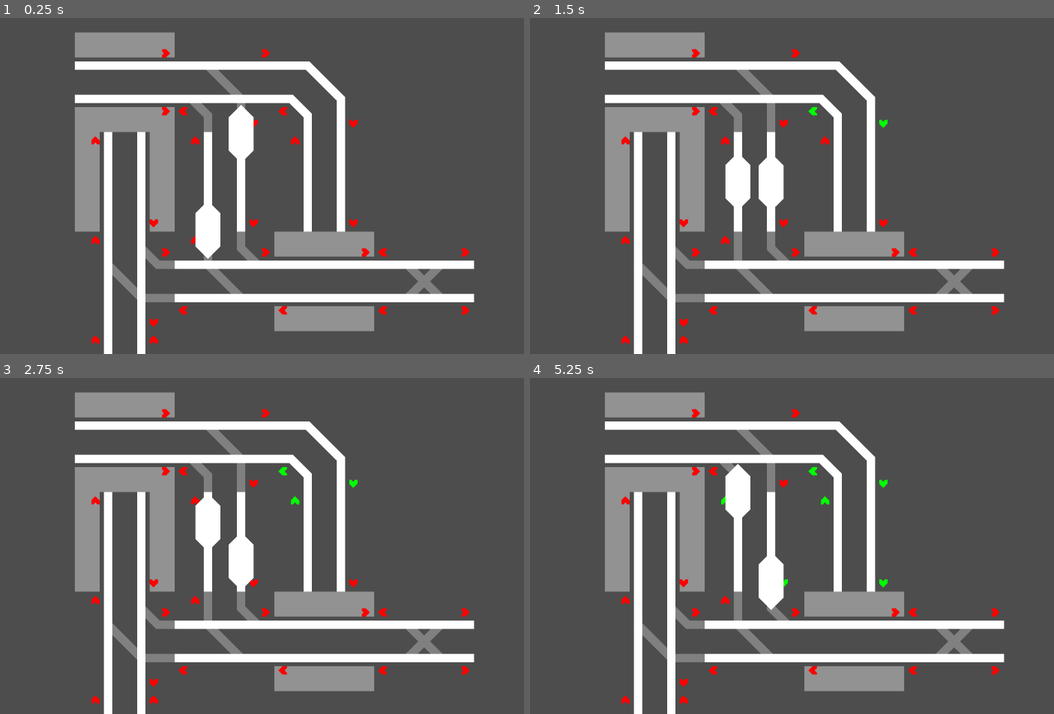
Above: before the commit, frames 1-4 (two rows, left to right).
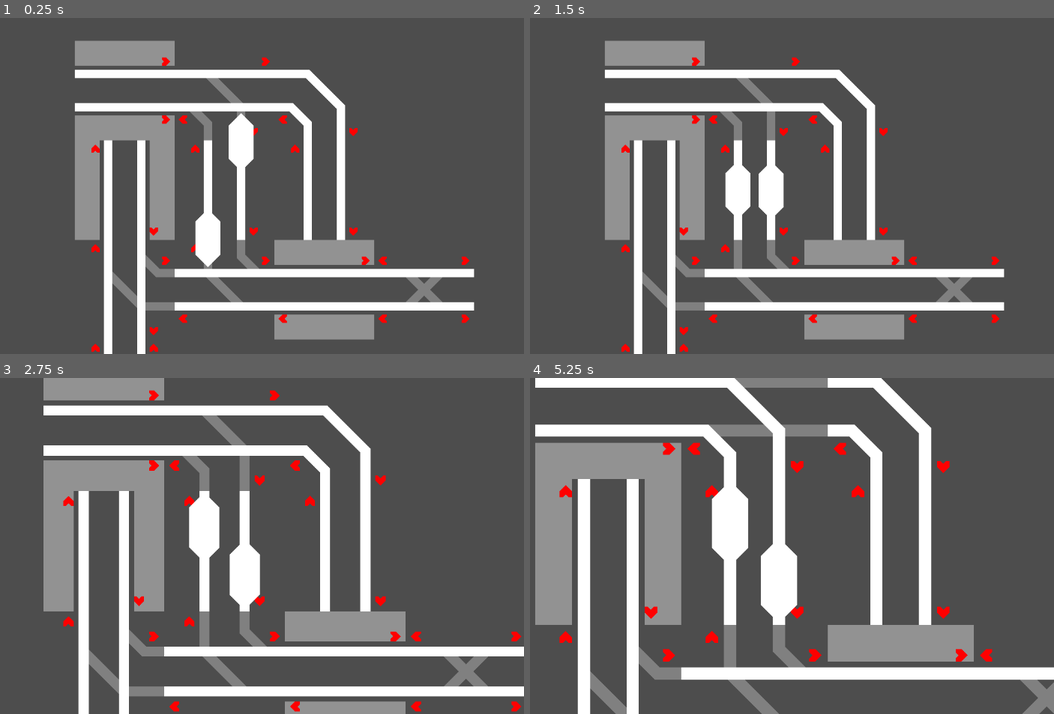
Above: after the commit, the same moments.

Repository: TurbogamesDev/signal-flow
Game: Godot game, scene res://Assets/Scenes/main.tscn
Two runs of this game, one before a commit and one after it. Both use one fixed random seed, a clock stepped at 60 frames per second and the inputs below.
Inputs (mouse positions are in pixels of both pictures, inside the frame that each line leads up to):
- Up to frame 1 (0.25 s): no input
- Up to frame 2 (1.5 s): move the mouse to (812, 112) at 0.52 s; right-click (812, 112) at 0.6 s; click (812, 112) at 0.8 s; move the mouse to (881, 122) at 1.27 s; click (881, 122) at 1.35 s
- Up to frame 3 (2.75 s): tap Mouse wheel up (zoom_in, bound only after the commit) at 1.55, 2.1 s; move the mouse to (293, 498) at 2.02 s; click (293, 498) at 2.17 s; tap Mouse wheel down (zoom_out, bound only after the commit) at 2.3 s
- Up to frame 4 (5.25 s): tap Enter at 2.75, 4.25 s; move the mouse to (881, 582) at 2.77 s; tap Mouse wheel down (zoom_out, bound only after the commit) at 2.85 s; click (881, 582) at 2.92 s; right-click (881, 582) at 3.05 s; tap Space at 3.5 s; move the mouse to (723, 498) at 3.52 s; right-click (723, 498) at 3.6 s; click (723, 498) at 3.8 s; move the mouse to (781, 582) at 4.27 s; click (781, 582) at 4.35 s; tap Mouse wheel up (zoom_in, bound only after the commit) at 4.55, 5.1 s; move the mouse to (702, 391) at 5.02 s; click (702, 391) at 5.17 s

The runs differ from the first frame. In frame 1, 17% of the frame differs, in the area x 14-91%, y 4-100%; in frame 2, 17%; in frame 3, 36%; in frame 4, 42%, in the area x 1-100%, y 0-100%.
Error before the commit: Invalid call. Nonexistent function 'connectTrain' in base 'Nil'. (res://Assets/Scripts/train.gd:112)

Commit message:
Added camera panning

Diff:
--- a/Assets/Scenes/main.tscn
+++ b/Assets/Scenes/main.tscn
@@ -11,11 +11,9 @@
 [ext_resource type="PackedScene" uid="uid://dkhthe5boqoq0" path="res://Assets/Scenes/Track_Segments/Station_Track_Segments/Through_Station_Track_Segments/horizontal_through_station_train_track_segment.tscn" id="10_f1jyc"]
 [ext_resource type="PackedScene" uid="uid://d1xk55ioyrf0s" path="res://Assets/Scenes/Track_Segments/Station_Track_Segments/Terminating_Station_Track_Segments/east_entry_terminating_station_train_track_segment.tscn" id="11_ttgh6"]
 [ext_resource type="PackedScene" uid="uid://84re2pj1xwqo" path="res://Assets/Scenes/Track_Segments/Station_Track_Segments/Through_Station_Track_Segments/vertical_through_station_train_track_segment.tscn" id="11_vlji8"]
+[ext_resource type="PackedScene" uid="uid://chclxkeh881js" path="res://Assets/Scenes/pannable_camera.tscn" id="12_ttgh6"]
 
 [node name="Main" type="Node2D" unique_id=521555461]
-
-[node name="Camera2D" type="Camera2D" parent="." unique_id=1712630253]
-position = Vector2(0, 16)
 
 [node name="Train" parent="." unique_id=1365227595 node_paths=PackedStringArray("currentTrainTrackSegment") instance=ExtResource("2_qplxx")]
 position = Vector2(-432, 0)
@@ -136,3 +134,6 @@
 2: null,
 6: null
 }
+
+[node name="PannableCamera" parent="." unique_id=1036719170 instance=ExtResource("12_ttgh6")]
+zoomFactor = 1.1
--- /dev/null
+++ b/Assets/Scenes/pannable_camera.tscn
@@ -0,0 +1,7 @@
+[gd_scene format=3 uid="uid://chclxkeh881js"]
+
+[ext_resource type="Script" uid="uid://dqsy48r6sfcgc" path="res://Assets/Scripts/pannable_camera.gd" id="1_e2q3a"]
+
+[node name="PannableCamera" type="Camera2D" unique_id=1036719170]
+script = ExtResource("1_e2q3a")
+panningSpeed = 1.0
--- a/Assets/Scenes/signal.tscn
+++ b/Assets/Scenes/signal.tscn
@@ -1,11 +1,11 @@
-[gd_scene load_steps=3 format=3 uid="uid://bd54lagrdbynd"]
+[gd_scene format=3 uid="uid://bd54lagrdbynd"]
 
 [ext_resource type="Script" uid="uid://b4yjqamv685g7" path="res://Assets/Scripts/signal.gd" id="1_6usyx"]
 
 [sub_resource type="RectangleShape2D" id="RectangleShape2D_1mxiq"]
 size = Vector2(16, 16)
 
-[node name="Signal" type="Area2D" node_paths=PackedStringArray("polygon2D")]
+[node name="Signal" type="Area2D" unique_id=1103732942 node_paths=PackedStringArray("polygon2D")]
 z_index = -20
 z_as_relative = false
 collision_layer = 2
@@ -13,14 +13,14 @@
 script = ExtResource("1_6usyx")
 polygon2D = NodePath("Polygon2D")
 
-[node name="Polygon2D" type="Polygon2D" parent="."]
+[node name="Polygon2D" type="Polygon2D" parent="." unique_id=2014133486]
 z_index = 1
 z_as_relative = false
 position = Vector2(-32, -40)
 color = Color(1, 0, 0, 1)
 polygon = PackedVector2Array(24, 32, 24, 36, 28, 40, 24, 44, 24, 48, 32, 48, 36, 44, 40, 40, 36, 36, 32, 32)
 
-[node name="CollisionShape2D" type="CollisionShape2D" parent="."]
+[node name="CollisionShape2D" type="CollisionShape2D" parent="." unique_id=621007412]
 shape = SubResource("RectangleShape2D_1mxiq")
 
 [connection signal="area_entered" from="." to="." method="_on_area_entered"]
--- /dev/null
+++ b/Assets/Scripts/pannable_camera.gd
@@ -0,0 +1,18 @@
+extends Camera2D
+class_name PannableCamera
+
+var isPanning: bool = false
+@export var zoomFactor: float
+
+func _unhandled_input(event: InputEvent) -> void:
+    if event.is_action("camera_pan"):
+        isPanning = event.is_pressed()
+
+    if event is InputEventMouseMotion and isPanning:
+        global_position -= event.relative * (1.0 / zoom.x)
+
+    if event.is_action("zoom_in"):
+        zoom *= zoomFactor
+
+    if event.is_action("zoom_out"):
+        zoom /= zoomFactor
--- a/Assets/Scripts/signal.gd
+++ b/Assets/Scripts/signal.gd
@@ -8,7 +8,7 @@
 signal changed(proceed: bool)
 
 func _on_input_event(_viewport: Node, event: InputEvent, _shape_idx: int) -> void:
-	if event is not InputEventMouseButton:
+	if not event.is_action("signal_toggle"):
 		return
 
 	if event.button_index != MOUSE_BUTTON_LEFT or not event.pressed:
--- a/project.godot
+++ b/project.godot
@@ -23,6 +23,29 @@
 
 enums="*res://Assets/Scripts/enums.gd"
 
+[input]
+
+camera_pan={
+"deadzone": 0.2,
+"events": [Object(InputEventMouseButton,"resource_local_to_scene":false,"resource_name":"","device":-1,"window_id":0,"alt_pressed":false,"shift_pressed":false,"ctrl_pressed":false,"meta_pressed":false,"button_mask":0,"position":Vector2(0, 0),"global_position":Vector2(0, 0),"factor":1.0,"button_index":2,"canceled":false,"pressed":false,"double_click":false,"script":null)
+]
+}
+signal_toggle={
+"deadzone": 0.2,
+"events": [Object(InputEventMouseButton,"resource_local_to_scene":false,"resource_name":"","device":-1,"window_id":0,"alt_pressed":false,"shift_pressed":false,"ctrl_pressed":false,"meta_pressed":false,"button_mask":0,"position":Vector2(0, 0),"global_position":Vector2(0, 0),"factor":1.0,"button_index":1,"canceled":false,"pressed":false,"double_click":false,"script":null)
+]
+}
+zoom_in={
+"deadzone": 0.2,
+"events": [Object(InputEventMouseButton,"resource_local_to_scene":false,"resource_name":"","device":-1,"window_id":0,"alt_pressed":false,"shift_pressed":false,"ctrl_pressed":false,"meta_pressed":false,"button_mask":0,"position":Vector2(0, 0),"global_position":Vector2(0, 0),"factor":1.0,"button_index":4,"canceled":false,"pressed":false,"double_click":false,"script":null)
+]
+}
+zoom_out={
+"deadzone": 0.2,
+"events": [Object(InputEventMouseButton,"resource_local_to_scene":false,"resource_name":"","device":-1,"window_id":0,"alt_pressed":false,"shift_pressed":false,"ctrl_pressed":false,"meta_pressed":false,"button_mask":0,"position":Vector2(0, 0),"global_position":Vector2(0, 0),"factor":1.0,"button_index":5,"canceled":false,"pressed":false,"double_click":false,"script":null)
+]
+}
+
 [layer_names]
 
 2d_physics/layer_1="train"
Not shown, added: Assets/Scripts/pannable_camera.gd.uid
